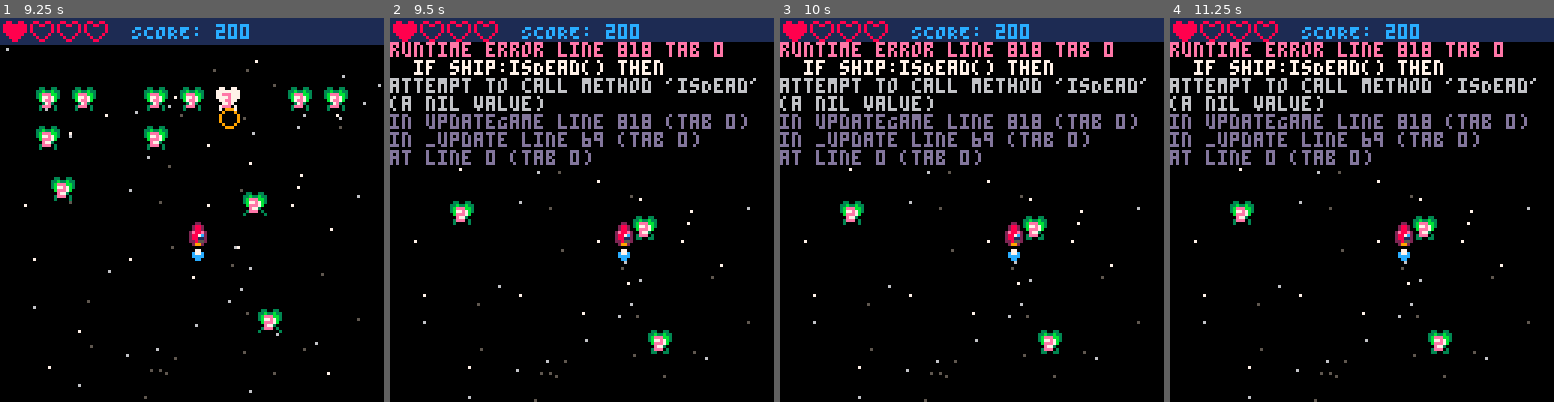
Above: before the commit, frames 1-4 (left to right).
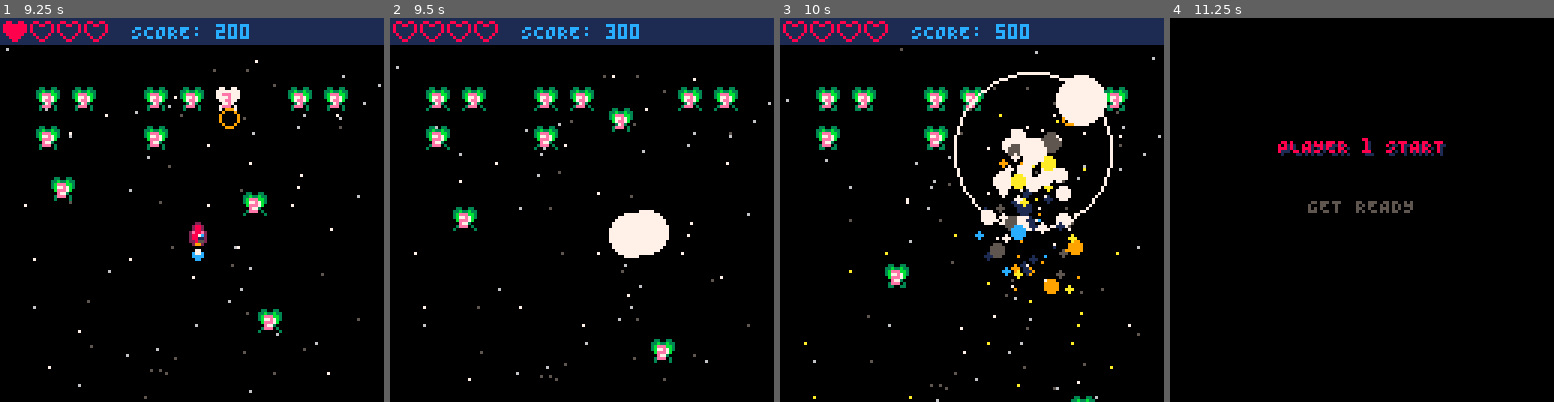
Above: after the commit, the same moments.

Repository: ProfSFrink/pico-8_shump_tutorial
Game: PICO-8 cartridge shump.p8
Same seed, same stepped clock (60 frames per second), same inputs: the game is played once before the commit and once after it.
Inputs:
- Up to frame 1 (9.25 s): tap O (Z key) at 0.33, 1.07, 2.22, 3.72, 5.22, 6.72, 8.22 s; tap Down at 0.7 s; tap X (X key) at 1.43, 2.07, 2.82, 3.57, 4.32, 5.07, 5.82, 6.57, 7.32, 8.07, 8.82 s; hold Up 1.97-2.63 s; hold Right 2.68-3.02 s; hold Down 3.07-3.73 s; hold Left 3.78-4.12 s; hold Up 4.17-4.5 s; hold Left 4.55-5.05 s; hold Right 5.1-5.93 s; hold Up 5.98-6.65 s; hold Right 6.7-7.03 s; hold Down 7.08-7.75 s; hold Left 7.8-8.13 s; hold Up 8.18-8.52 s; hold Left 8.57-9.07 s; hold Right from 9.12 s (still down)
- Up to frame 2 (9.5 s): keep holding Right
- Up to frame 3 (10 s): tap X (X key) at 9.57 s; tap O (Z key) at 9.72 s; release Right at 9.95 s
- Up to frame 4 (11.25 s): hold Up 10-10.67 s; tap X (X key) at 10.32, 11.07 s; hold Right 10.72-11.05 s; hold Down from 11.1 s (still down); tap O (Z key) at 11.22 s

Frame 1 is identical in both runs. In frame 2, 13% of the frame differs, in the area x 0-100%, y 1-100%; in frame 3, 17%; in frame 4, 17%.
Error before the commit: runtime error line 818 tab 0; if ship:isDead() then; attempt to call method 'isDead' (a nil value)

Commit message:
- (fix) fixes regression bug on game over.

Diff:
--- a/entities/ship.lua
+++ b/entities/ship.lua
@@ -106,5 +106,17 @@
             xSpeed = 0
             ySpeed = 0
         end,
+
+        -- Checks if death animation is complete.
+        -- @returns true if death animation is complete.
+        isDead = function(_ENV)
+            deathTimer -= 1
+
+            if deathTimer <= 0 then
+                return true
+            else
+                return false
+            end
+        end
     }
 end
